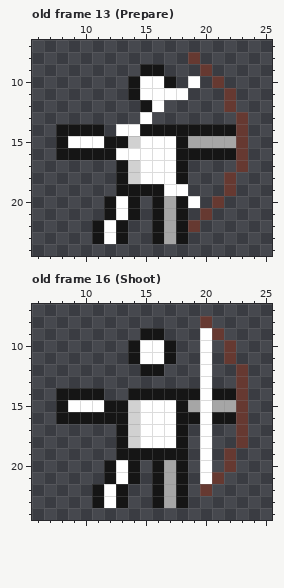
Edited in one commit: pixel-art file (Assets/Sprites/Character.aseprite). That is the earlier state.
32x32 pixels, 16 frames. Shown: old frame 13 (Prepare): x 6..25, y 7..24; old frame 16 (Shoot): x 6..25, y 7..24. The commit also changed other frames, which this record leaves out.
And afterwards:
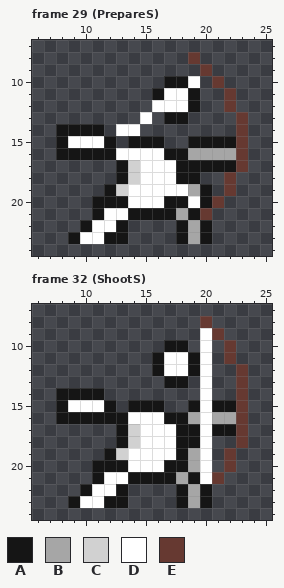
Palette (. is transparent): A #151515  B #a6a6a6  C #d1d1d1  D #ffffff  E #663931
A new or re-ordered frame is compared with the old frame closest to it.
The exact change:
frames 16 -> 32
Frame 29 (PrepareS) is new; against old frame 13 (Prepare), layers "Character", "ArmBack":
Colour A is added in row 10 at x 18; in rows 11 to 12 at x 19; in row 13 at x 17 to 18; in row 17 at x 19 to 22; in row 18 at x 19; in row 19 at x 12 and 20.
Colour A is added in row 20 at x 11 and 20; in row 21 at x 11, 15 and 19; in row 22 at x 10 and 20; in row 23 at x 9 and 20.
Colour A replaces colour B in row 15 at x 19 to 22; in rows 20 to 21 at x 17.
Colour A replaces colour C in row 15 at x 14.
Colour A replaces colour D in row 11 at x 16; in row 15 at x 15 to 16; in row 16 at x 17; in row 20 at x 13; in row 23 at x 12.
Colour B is added in row 19 at x 19; in row 23 at x 19.
Colour B replaces colour A in row 16 at x 19 to 22; in row 21 at x 18.
Colour B replaces colour E in row 22 at x 19.
Colour C replaces colour A in row 19 at x 13.
Colour D is added in row 12 at x 17 to 18; in row 20 at x 15; in row 23 at x 10.
Colour D replaces colour A in row 19 at x 14 to 16; in row 20 at x 14 and 16; in row 21 at x 12; in rows 22 to 23 at x 11.
Colour A is gone in row 9 at x 15 to 16; in rows 10 to 11 at x 14; in row 12 at x 15; in row 14 at x 15 to 22; in row 15 at x 13 and 18; in rows 22 to 23 at x 16.
Colour B is gone in rows 22 to 23 at x 17.
Colour D is gone in row 10 at x 15 to 16; in row 11 at x 15; in row 15 at x 17.
Frame 32 (ShootS) is new; against old frame 16 (Shoot), layers "Character", "ArmBack":
Colour A is added in row 10 at x 18; in rows 11 to 12 at x 19; in row 13 at x 17 to 18; in row 17 at x 19 and 21 to 22; in row 18 at x 19; in row 19 at x 12.
Colour A is added in row 20 at x 11; in row 21 at x 11, 15 and 19; in row 22 at x 10; in row 23 at x 9 and 20.
Colour A replaces colour B in row 15 at x 19 and 21 to 22; in rows 20 to 21 at x 17.
Colour A replaces colour C in row 15 at x 14.
Colour A replaces colour D in row 11 at x 16; in row 15 at x 15 to 16; in row 16 at x 17; in row 20 at x 13; in row 23 at x 12.
Colour A replaces colour E in row 22 at x 20.
Colour B is added in rows 19 to 20 at x 19; in rows 22 to 23 at x 19.
Colour B replaces colour A in row 16 at x 19 and 21 to 22; in row 21 at x 18.
Colour C replaces colour A in row 19 at x 13.
Colour D is added in row 11 at x 18; in row 12 at x 17 to 18; in row 20 at x 15; in row 23 at x 10.
Colour D replaces colour A in row 11 at x 17; in row 19 at x 14 to 17; in row 20 at x 14 and 16; in row 21 at x 12; in rows 22 to 23 at x 11.
Colour D replaces colour C in row 16 at x 14.
Colour A is gone in row 9 at x 15 to 16; in rows 10 to 11 at x 14; in row 12 at x 15; in row 14 at x 14 to 19 and 21 to 22; in row 15 at x 13 and 18; in rows 22 to 23 at x 16.
Colour B is gone in rows 22 to 23 at x 17.
Colour D is gone in row 10 at x 15 to 16; in row 11 at x 15; in row 15 at x 17.
Changed places in both pictures, as pixel boxes (x1, y1, x2, y2):
changed: (68, 64, 236, 244)
changed: (68, 328, 236, 508)
